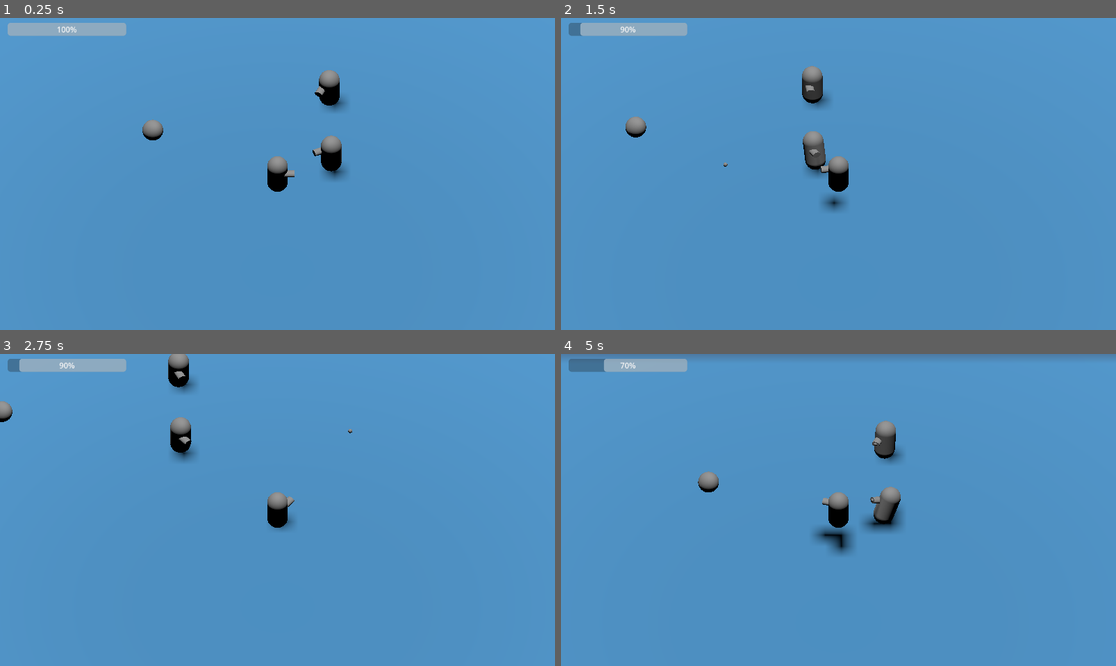
Above: before the commit, frames 1-4 (two rows, left to right).
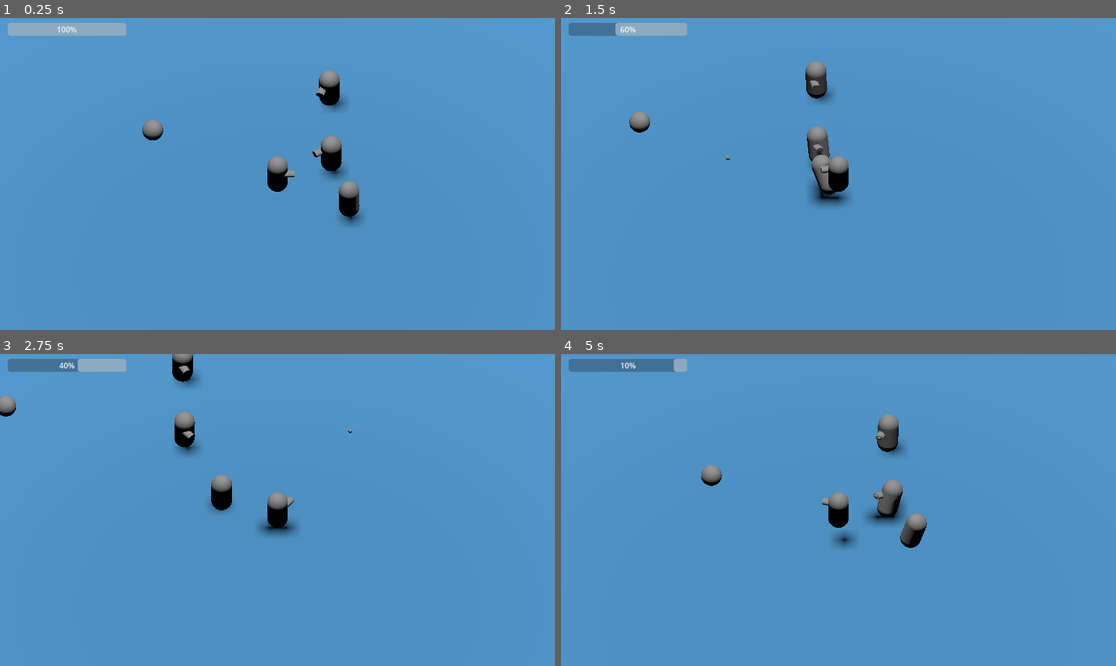
Above: after the commit, the same moments.

Repository: CalebJep/hackusu2023
Game: Godot game, scene res://main.tscn
Same seed, same stepped clock (60 frames per second), same inputs: the game is played once before the commit and once after it. The engine's default icon, where the game draws it, is replaced by a stand-in: a white triangle on a blue panel in a dark square.
Inputs (mouse positions are in pixels of both pictures, inside the frame that each line leads up to):
- Up to frame 1 (0.25 s): no input
- Up to frame 2 (1.5 s): move the mouse to (960, 158) at 0.52 s; press the mouse at (960, 158) at 0.53 s; hold D (move_right) 0.53-1.28 s; tap Space (jump) at 0.77 s; move the mouse to (727, 189) at 1.27 s; release the mouse at (727, 189) at 1.28 s; hold S (move_back) from 1.28 s (still down); click (727, 189) at 1.35 s
- Up to frame 3 (2.75 s): tap Space (jump) at 1.52 s; move the mouse to (333, 441) at 2.02 s; release S (move_back) at 2.03 s; press the mouse at (333, 441) at 2.03 s; hold D (move_right) from 2.03 s (still down)
- Up to frame 4 (5 s): move the mouse to (810, 572) at 2.77 s; release D (move_right) at 2.78 s; release the mouse at (810, 572) at 2.78 s; hold W (move_forward) 2.78-3.53 s; click (810, 572) at 2.85 s; tap Space (jump) at 3.02, 3.77, 4.52 s; move the mouse to (1005, 556) at 3.52 s; press the mouse at (1005, 556) at 3.53 s; hold A (move_left) from 3.53 s (still down); move the mouse to (672, 463) at 4.27 s; release the mouse at (672, 463) at 4.28 s; click (672, 463) at 4.35 s

The runs differ from the first frame. In frame 1, 0.5% of the frame differs, in the area x 56-66%, y 21-67%; in frame 2, 1.9%; in frame 3, 2.2%; in frame 4, 3.8%, in the area x 0-100%, y 0-65%.

Commit message:
Added melee enemies

Diff:
--- /dev/null
+++ b/EnemyMelee.gd
@@ -0,0 +1,31 @@
+extends CharacterBody3D
+
+@export var speed = 2.5
+@export var damage = 2
+
+# Track Health
+@export var health = 2
+
+func _physics_process(delta):
+	# Go to player
+	var player =  get_node("/root/Main/Character")
+	if player:
+		var target = player.transform.origin
+		look_at(target, Vector3.UP)
+
+		velocity = Vector3.FORWARD * speed
+		velocity = velocity.rotated(Vector3.UP, rotation.y)
+
+	var target = move_and_collide(velocity * delta)
+
+	# When hitting a target
+	if target:
+		if target.get_collider().has_method("hit"):
+			if $HitCooldown.is_stopped():
+				$HitCooldown.start(1)
+				target.get_collider().hit(damage)
+
+func hit(damage):
+	health -= damage
+	if health <= 0:
+		queue_free()
--- a/character.gd
+++ b/character.gd
@@ -46,6 +46,9 @@
 	move_and_slide()
 
 	# Rotate to face mouse
+	# TODO: Should probably rotate around gun instead of body for more accuracy
+	# TODO: May need to take height into account
+	# TODO: Finalize once player/gun model is finished
 	var offset = -PI * 0.5
 	var screen_pos = get_node("/root/Main/CameraPivot/Camera3D").unproject_position(global_transform.origin)
 	var mouse_pos = get_viewport().get_mouse_position()
--- /dev/null
+++ b/enemy_melee.tscn
@@ -0,0 +1,24 @@
+[gd_scene load_steps=4 format=3 uid="uid://bjxxmlpi65jkc"]
+
+[ext_resource type="Script" path="res://EnemyMelee.gd" id="1_jkudl"]
+
+[sub_resource type="CapsuleShape3D" id="CapsuleShape3D_owang"]
+
+[sub_resource type="CapsuleMesh" id="CapsuleMesh_1ageq"]
+
+[node name="EnemyMelee" type="CharacterBody3D"]
+transform = Transform3D(1, 0, 0, 0, 1, 0, 0, 0, 1, 0, 1.03362, 0)
+collision_layer = 2
+collision_mask = 15
+script = ExtResource("1_jkudl")
+
+[node name="CollisionShape3D" type="CollisionShape3D" parent="."]
+transform = Transform3D(1, 0, 0, 0, 1, 0, 0, 0, 1, 0.00579953, 0, -1.4782e-05)
+shape = SubResource("CapsuleShape3D_owang")
+
+[node name="PlayerModel" type="MeshInstance3D" parent="."]
+mesh = SubResource("CapsuleMesh_1ageq")
+skeleton = NodePath("../CollisionShape3D")
+
+[node name="HitCooldown" type="Timer" parent="."]
+one_shot = true
--- a/enemy.tscn
+++ b/enemygun.tscn
@@ -1,6 +1,6 @@
-[gd_scene load_steps=6 format=3 uid="uid://cet7eo83x3uab"]
+[gd_scene load_steps=6 format=3 uid="uid://d337rcjme8qh3"]
 
-[ext_resource type="Script" path="res://enemy.gd" id="1_sefpf"]
+[ext_resource type="Script" path="res://enemygun.gd" id="1_3rkku"]
 [ext_resource type="PackedScene" uid="uid://ylbdaayxsm7b" path="res://bullet.tscn" id="2_ixqcq"]
 
 [sub_resource type="CapsuleShape3D" id="CapsuleShape3D_owang"]
@@ -9,11 +9,11 @@
 
 [sub_resource type="CylinderMesh" id="CylinderMesh_go50o"]
 
-[node name="Enemy" type="CharacterBody3D"]
+[node name="EnemyGun" type="CharacterBody3D"]
 transform = Transform3D(1, 0, 0, 0, 1, 0, 0, 0, 1, 0, 1.03362, 0)
 collision_layer = 2
 collision_mask = 15
-script = ExtResource("1_sefpf")
+script = ExtResource("1_3rkku")
 bullet_scene = ExtResource("2_ixqcq")
 
 [node name="CollisionShape3D" type="CollisionShape3D" parent="."]
--- a/main.tscn
+++ b/main.tscn
@@ -1,11 +1,12 @@
-[gd_scene load_steps=10 format=3 uid="uid://jy42jcydgc4a"]
+[gd_scene load_steps=11 format=3 uid="uid://bkjiok1m3cgjs"]
 
 [ext_resource type="PackedScene" uid="uid://damodg7vlykkg" path="res://character.tscn" id="1_4ifcc"]
 [ext_resource type="Script" path="res://HealthBar.gd" id="1_d7am8"]
 [ext_resource type="Texture2D" uid="uid://bawnnb1rhguwv" path="res://icon.png" id="1_v4bxo"]
 [ext_resource type="Script" path="res://MeshInstance3D.gd" id="2_ylno0"]
-[ext_resource type="PackedScene" uid="uid://cet7eo83x3uab" path="res://enemy.tscn" id="4_30cvs"]
+[ext_resource type="PackedScene" uid="uid://d337rcjme8qh3" path="res://enemygun.tscn" id="4_30cvs"]
 [ext_resource type="PackedScene" uid="uid://rbxbstf2x601" path="res://health_pickup.tscn" id="6_rvstv"]
+[ext_resource type="PackedScene" uid="uid://bjxxmlpi65jkc" path="res://enemy_melee.tscn" id="7_k4qu7"]
 
 [sub_resource type="StandardMaterial3D" id="StandardMaterial3D_pkiib"]
 albedo_texture = ExtResource("1_v4bxo")
@@ -76,5 +77,8 @@
 [node name="HealthPickup" parent="." instance=ExtResource("6_rvstv")]
 transform = Transform3D(1, 0, 0, 0, 1, 0, 0, 0, 1, -6, 1, -3)
 
+[node name="EnemyMelee" parent="." instance=ExtResource("7_k4qu7")]
+transform = Transform3D(1, 0, 0, 0, 1, 0, 0, 0, 1, 4, 1, 2)
+
 [connection signal="damaged" from="Character" to="UI/HealthBar" method="_on_character_damaged"]
 [connection signal="healed" from="Character" to="UI/HealthBar" method="_on_character_healed"]
Not shown: 1 places in default_env.tres that only renumber resources
Renamed: enemy.gd -> enemygun.gd
